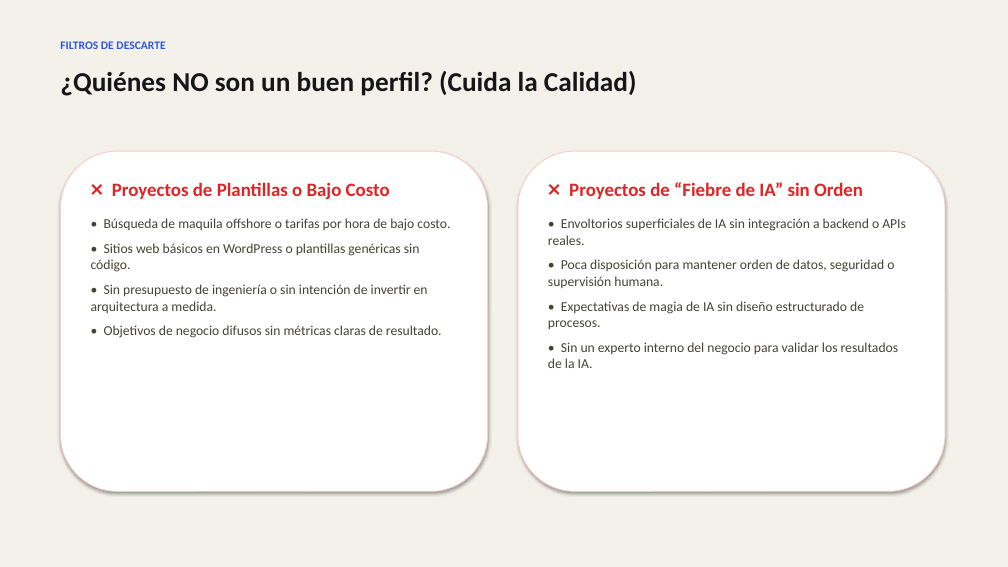
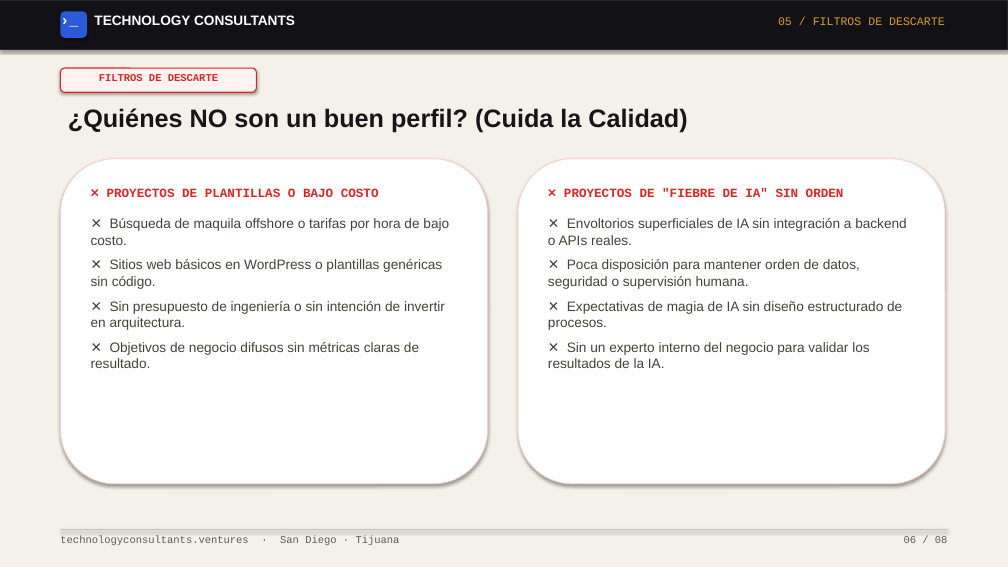
Before and after one commit to rguido198/TechnologyConsultantsVentures, a slide deck: slide 6 of Technology_Consultants_A_Quien_Enviarme_MX.pptx. Drawn at 1008x567 pixels with LibreOffice and Linux fonts; fonts in the diff are those of the drawing. Boxes give left, top, right and bottom in pixels: in the first picture for what was removed or moved away, otherwise in the second. Text is boxed around its words. In the diff, an @@ line names an element or a change of style, - is before the commit and + after.

Commit message:
Redesign PowerPoint presentations to match design.md website UI, nav header, terminal components, and design tokens

```diff
--- a/Technology_Consultants_A_Quien_Enviarme_MX.pptx
+++ b/Technology_Consultants_A_Quien_Enviarme_MX.pptx
@@ rectangle added at box(0, 0, 1008, 49), fill #121216, outline #26262C 1 pt @@
@@ rounded rectangle added at box(60, 11, 87, 38), fill #2B59D9 @@
@@ text added at box(60, 11, 87, 37), 14 pt, text #FFFFFF, bold @@
+›_
@@ text added at box(94, 15, 295, 25), 13 pt, text #FFFFFF, bold @@
+TECHNOLOGY CONSULTANTS
@@ text added at box(778, 17, 945, 25), 11 pt, text #D99B26 @@
+05 / FILTROS DE DESCARTE
@@ text "FILTROS DE DESCARTE": place and size @@
-text "FILTROS DE DESCARTE" at box(60, 41, 165, 49)
+text "FILTROS DE DESCARTE" at box(99, 74, 218, 81)
@@ text "FILTROS DE DESCARTE" at box(99, 74, 218, 81): size 11 to 10 pt, font Calibri to Courier New, text colour #2B59D9 to #DC2626; alignment left to centre @@
@@ rounded rectangle added at box(60, 68, 256, 92), fill #FEF2F2, outline #DC2626 1 pt @@
@@ text "¿Quiénes NO son un buen ...": place and size @@
-text "¿Quiénes NO son un buen ..." at box(60, 71, 637, 96)
+text "¿Quiénes NO son un buen ..." at box(68, 108, 687, 132)
@@ text "¿Quiénes NO son un buen ..." at box(68, 108, 687, 132): size 26 to 24 pt, font Calibri to Arial @@
@@ rounded rectangle: place and size @@
-rounded rectangle at box(60, 151, 488, 492)
+rounded rectangle at box(60, 159, 488, 484)
@@ rounded rectangle: place and size @@
-rounded rectangle at box(518, 151, 945, 492)
+rounded rectangle at box(518, 159, 945, 484)
@@ text at box(91, 188, 449, 368): text changed; font Calibri to Arial @@
-❌ Proyectos de Plantillas o Bajo Costo
-• Búsqueda de maquila offshore o tarifas por hora de bajo costo.
-• Sitios web básicos en WordPress o plantillas genéricas sin código.
-• Sin presupuesto de ingeniería o sin intención de invertir en arquitectura a medida.
-• Objetivos de negocio difusos sin métricas claras de resultado.
+❌ PROYECTOS DE PLANTILLAS O BAJO COSTO
+✕ Búsqueda de maquila offshore o tarifas por hora de bajo costo.
+✕ Sitios web básicos en WordPress o plantillas genéricas sin código.
+✕ Sin presupuesto de ingeniería o sin intención de invertir en arquitectura.
+✕ Objetivos de negocio difusos sin métricas claras de resultado.
@@ text at box(548, 188, 907, 368): text changed; font Calibri to Arial @@
-❌ Proyectos de “Fiebre de IA” sin Orden
-• Envoltorios superficiales de IA sin integración a backend o APIs reales.
-• Poca disposición para mantener orden de datos, seguridad o supervisión humana.
-• Expectativas de magia de IA sin diseño estructurado de procesos.
-• Sin un experto interno del negocio para validar los resultados de la IA.
+❌ PROYECTOS DE "FIEBRE DE IA" SIN ORDEN
+✕ Envoltorios superficiales de IA sin integración a backend o APIs reales.
+✕ Poca disposición para mantener orden de datos, seguridad o supervisión humana.
+✕ Expectativas de magia de IA sin diseño estructurado de procesos.
+✕ Sin un experto interno del negocio para validar los resultados de la IA.
@@ rectangle added at box(60, 529, 948, 530), fill #C9C3B2 @@
@@ text added at box(60, 536, 400, 545), 10 pt, text #5F5C52 @@
+technologyconsultants.ventures · San Diego · Tijuana
@@ text added at box(904, 536, 948, 543), 10 pt, text #5F5C52 @@
+06 / 08
```
Also in this commit, not shown: 7 other slides changed, 1 other file.
